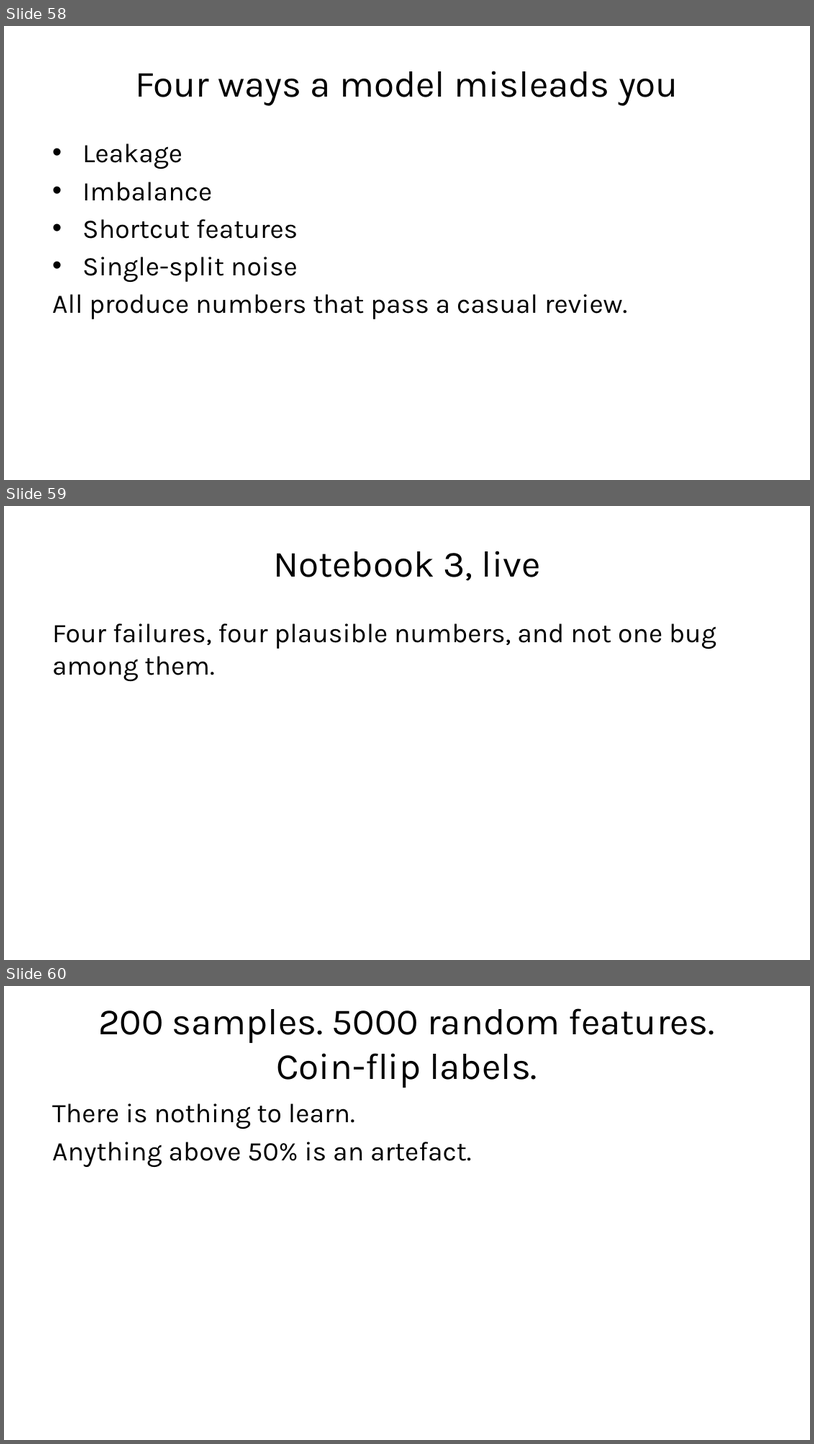
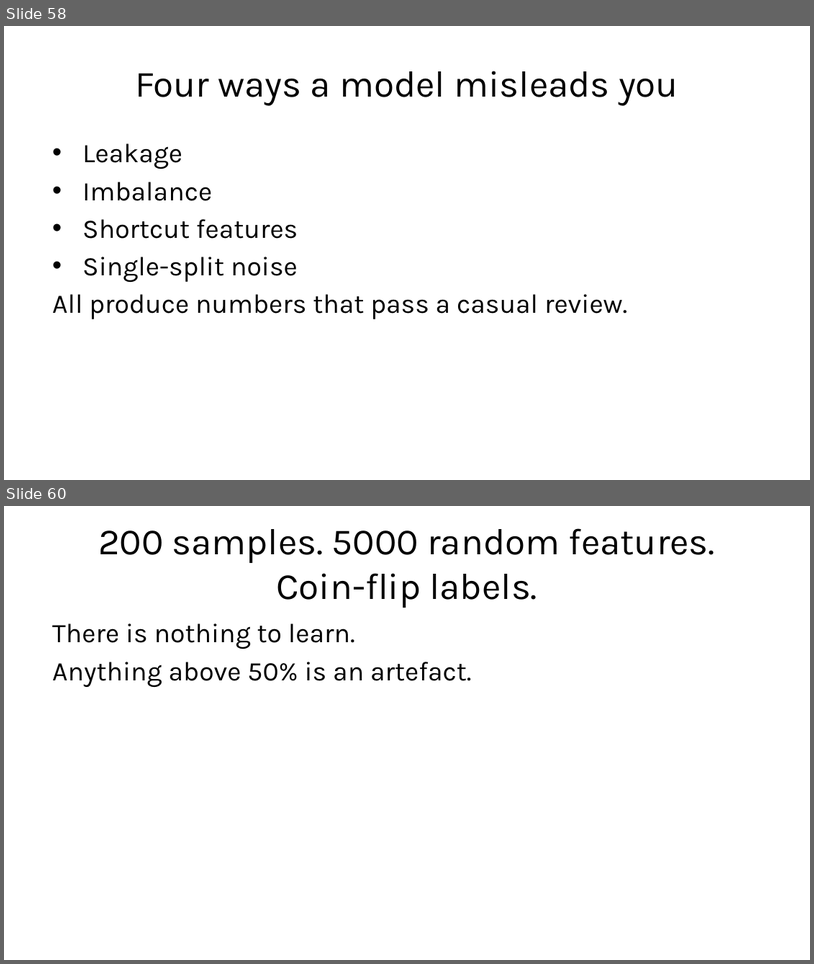
Before and after one commit to fabioantonini/technologies-for-artificial-intelligence, a slide deck: Lessons/01_introduction_and_workflow/Slides/introduction_and_workflow_slides.pptx. Shown one above the other, each under a label of ours: slides 58, 59 and 60 before the commit, slides 58 and 60 after it; the slides between them are not shown. The pictures are 814x1444 and 814x964 pixels, drawn with LibreOffice and Linux fonts; fonts in the diff are those of the drawing; background and template pictures are left out. Boxes give left, top, right and bottom in pixels: in the first picture for what was removed or moved away, otherwise in the second. Text is boxed around its words. In the diff, an @@ line names an element or a change of style, - is before the commit and + after.

```diff
--- a/Lessons/01_introduction_and_workflow/Slides/introduction_and_workflow_slides.pptx
+++ b/Lessons/01_introduction_and_workflow/Slides/introduction_and_workflow_slides.pptx
@@ slide 59 removed at [4,506,810,960], background #FFFFFF @@
@@ title removed at [273,551,541,581] @@
-Notebook 3, live
@@ text removed at [52,623,717,682] @@
-Four failures, four plausible numbers, and not one bug among them.
```
Also in this commit, not shown: 10 slides changed, 2 slides added, 1 other slide removed, 6 other files.
